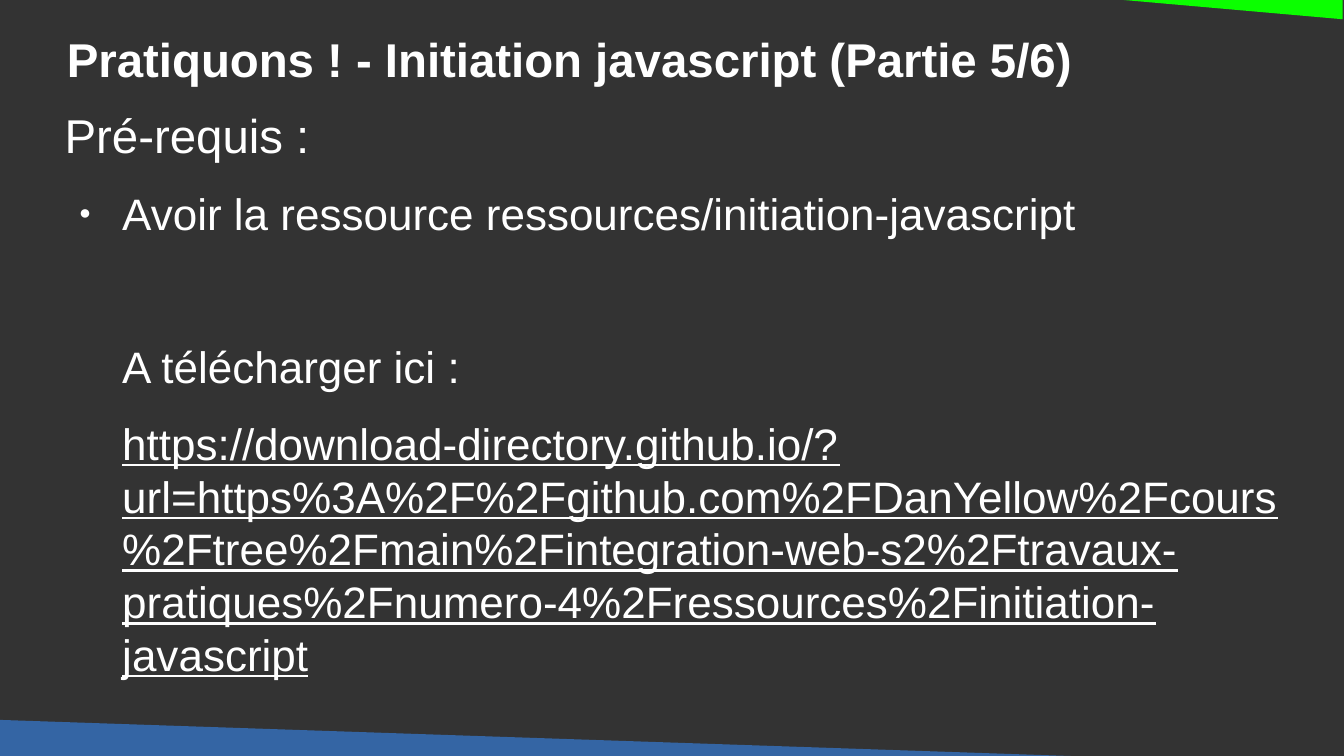
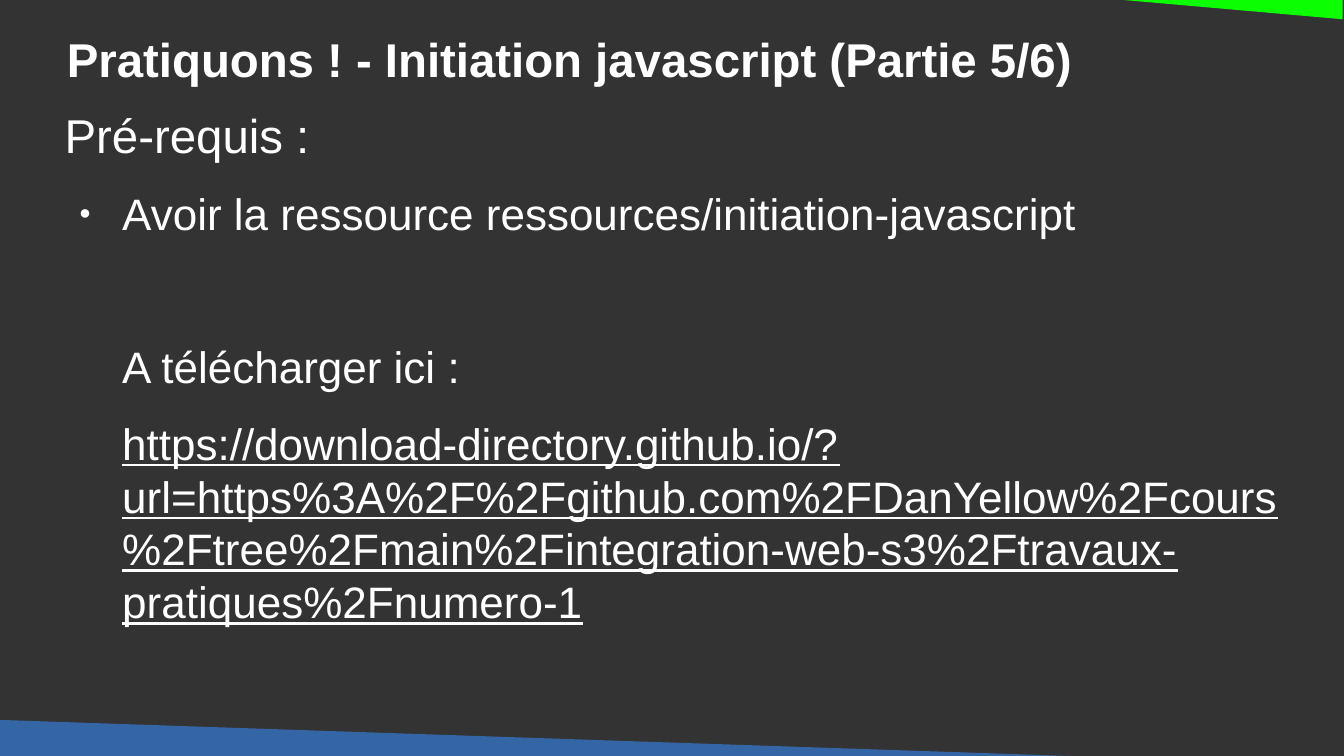
Before and after one commit to DanYellow/cours, a slide deck: slide 74 of integration-web-s3/travaux-pratiques/numero-1/presentation.odp. Drawn at 1344x756 pixels with LibreOffice and Linux fonts; fonts in the diff are those of the drawing. Boxes give left, top, right and bottom in pixels: in the first picture for what was removed or moved away, otherwise in the second. Text is boxed around its words. In the diff, an @@ line names an element or a change of style, - is before the commit and + after.

```diff
--- a/integration-web-s3/travaux-pratiques/numero-1/presentation.odp
+++ b/integration-web-s3/travaux-pratiques/numero-1/presentation.odp
@@ text at [122,428,1276,574]: text changed @@
-https://download-directory.github.io/?url=https%3A%2F%2Fgithub.com%2FDanYellow%2Fcours%2Ftree%2Fmain%2Fintegration-web-s2%2Ftravaux-pratiques%2Fnumero-4%2Fressources%2Finitiation-javascript
+https://download-directory.github.io/?url=https%3A%2F%2Fgithub.com%2FDanYellow%2Fcours%2Ftree%2Fmain%2Fintegration-web-s3%2Ftravaux-pratiques%2Fnumero-1
```
Also in this commit, not shown: 3 other slides changed, 1 other file.
